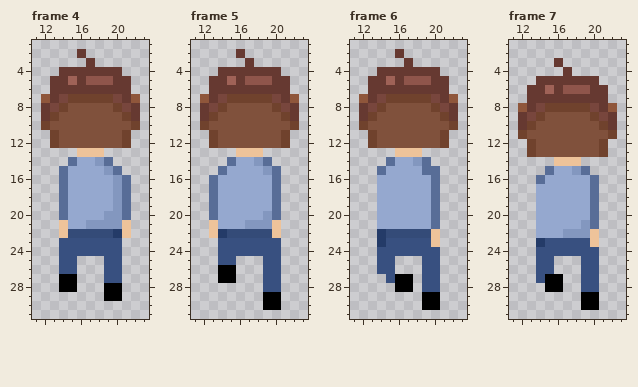
Pixel-art file: Assets/Sprites/Game/Player/Sam_back_run.aseprite. The first picture shows the starting point.
32x32 pixels, 10 frames. Shown: frame 4: x 11..23, y 1..31; frame 5: x 11..23, y 1..31; frame 6: x 11..23, y 1..31; frame 7: x 11..23, y 1..31. The commit also changed other frames, which this record leaves out.
Now the later version:
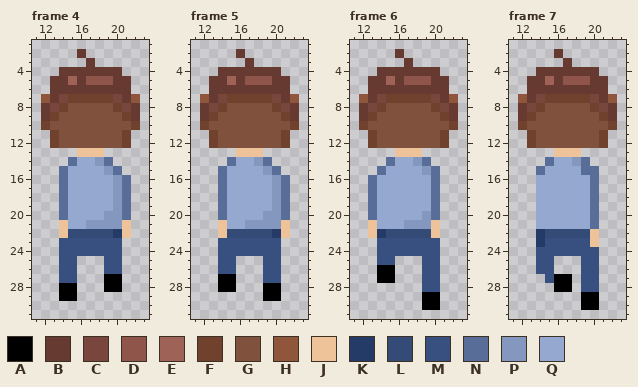
Palette (. is transparent): A #000000  B #663931  C #78463d  D #8f554b  E #9f6257  F #70422d  G #80513c  H #8f563b  J #eec39a  K #243b68  L #344b78  M #385080  N #586d97  P #8397bf  Q #95a8cf
The exact change:
--- frame 4, layer "schuhe"
@@ x 11..23 @@
 26 ...MM...MM...
-27 ...AA...MM...
+27 ...MM...AA...
 28 ...AA...AA...
-29 ........AA...
+29 ...AA........
 30 .............
--- frame 5, layers "hände", "schuhe"
@@ x 11..23 @@
 15 ...NQQQQPN...
-16 ..NQQQQQQN...
-17 ..NQQQQQQN...
-18 ..NQQQQQQN...
-19 ..NQQQQQQN...
-20 ..NQQQQQPN...
-21 ..JQQQPPPJ...
-22 ..JKLLLLLJ...
+16 ...NQQQQQPN..
+17 ...NQQQQQPN..
+18 ...NQQQQQPN..
+19 ...NQQQQQPN..
+20 ...NQQQQPPN..
+21 ...JQQPPPPJ..
+22 ...JLLLLLKJ..
 23 ...MMMMMMM...
@@ x 11..23 @@
 25 ...MM...MM...
-26 ...AA...MM...
+26 ...MM...MM...
 27 ...AA...MM...
-28 ........MM...
+28 ...AA...AA...
 29 ........AA...
-30 ........AA...
+30 .............
 31 .............
--- frame 6
@@ x 11..23 @@
 14 ....NQQPN....
-15 ...NQQQQNN...
-16 ...QQQQQQN...
-17 ...QQQQQQN...
-18 ...QQQQQQN...
-19 ...QQQQQQN...
-20 ...QQQQQQN...
-21 ...QQQQQQN...
-22 ...KLLLLLJ...
-23 ...KMMMMMJ...
+15 ...NQQQQPN...
+16 ..NQQQQQQN...
+17 ..NQQQQQQN...
+18 ..NQQQQQQN...
+19 ..NQQQQQQN...
+20 ..NQQQQQPN...
+21 ..JQQQPPPJ...
+22 ..JKLLLLLJ...
+23 ...MMMMMMM...
 24 ...MMMMMMM...
 25 ...MM...MM...
-26 ...MM...MM...
-27 ....MAA.MM...
-28 .....AA.MM...
+26 ...AA...MM...
+27 ...AA...MM...
+28 ........MM...
 29 ........AA...
--- frame 7
@@ x 11..23 @@
  1 .............
- 2 .............
- 3 .....B.......
- 4 ......B......
- 5 ...BBBBBBB...
- 6 ..BBEBDDDBB..
- 7 ..BBBBBBBBB..
- 8 .HBCFFFFFCBH.
- 9 .BCFGGGGGFCB.
-10 .BFGGGGGGGFB.
-11 .FGGGGGGGGGF.
+ 2 .....B.......
+ 3 ......B......
+ 4 ...BBBBBBB...
+ 5 ..BBEBDDDBB..
+ 6 ..BBBBBBBBB..
+ 7 .HBCFFFFFCBH.
+ 8 .BCFGGGGGFCB.
+ 9 .BFGGGGGGGFB.
+10 .FGGGGGGGGGF.
+11 ..FGGGGGGGF..
 12 ..FGGGGGGGF..
-13 ..FGGGGGGGF..
-14 .....JJJ.....
-15 ....NQQPN....
-16 ...NQQQQQN...
+13 .....JJJ.....
+14 ....NQQPN....
+15 ...NQQQQNN...
+16 ...QQQQQQN...
 17 ...QQQQQQN...
@@ x 11..23 @@
 20 ...QQQQQQN...
-21 ...QQQQQPN...
-22 ...QQQPPPJ...
+21 ...QQQQQQN...
+22 ...KLLLLLJ...
 23 ...KMMMMMJ...
@@ x 12..19 @@
 26 ..MM...M
-27 ..MAA..M
-28 ...AA..M
+27 ...MAA.M
+28 ....AA.M
 29 .......A
